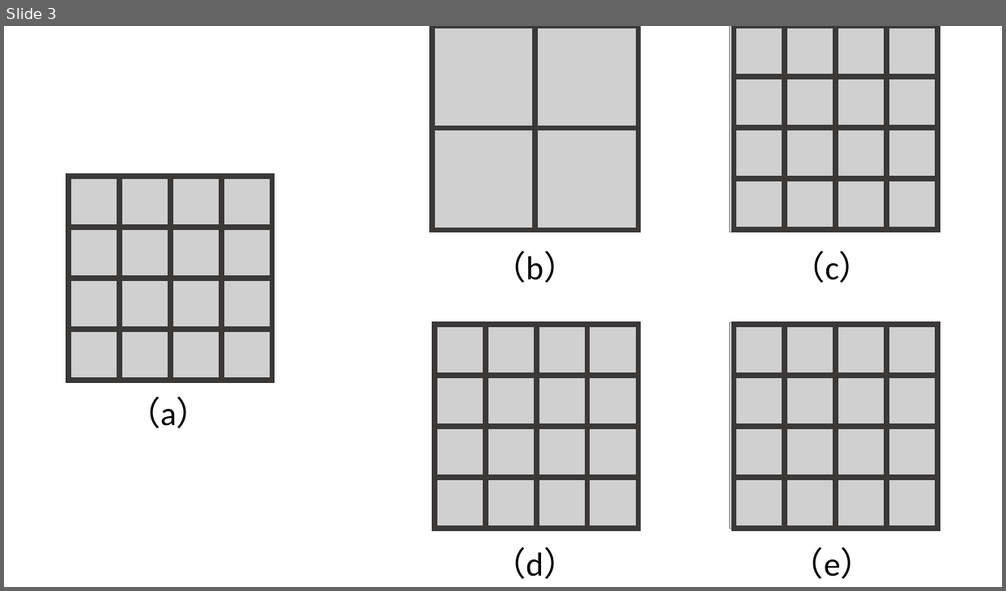
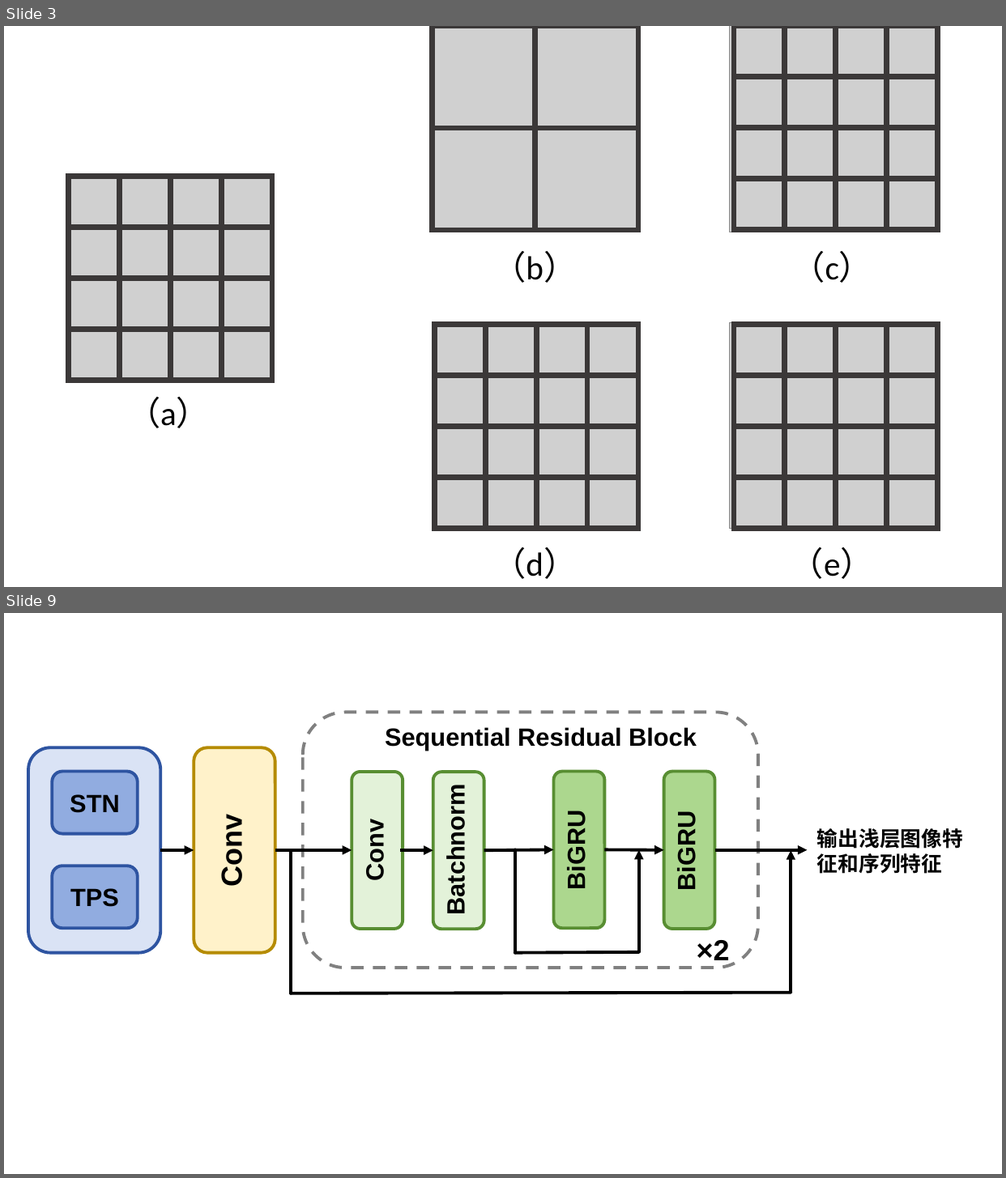
Before and after one commit to AiMecreative/srec, a slide deck: thesis/fig/figs.pptx. Shown one above the other, each under a label of ours: slide 3 before the commit, slides 3 and 9 after it; the slides between them are not shown. The pictures are 1006x591 and 1006x1178 pixels, drawn with LibreOffice and Linux fonts; fonts in the diff are those of the drawing; grey boxes stand for pictures. Boxes give left, top, right and bottom in pixels: in the first picture for what was removed or moved away, otherwise in the second. Text is boxed around its words. In the diff, an @@ line names an element or a change of style, - is before the commit and + after.

```diff
--- a/thesis/fig/figs.pptx
+++ b/thesis/fig/figs.pptx
@@ slide 9 added at <box>4,613,1002,1174</box>, background #FFFFFF @@
@@ group added at <box>28,712,963,994</box>: 10 texts, 9 rounded rectangles, 8 arrows, 4 lines @@
+STN
+TPS
+Conv
+Conv
+Batchnorm
+BiGRU
+BiGRU
+Sequential Residual Block
+×2
+输出浅层图像特征和序列特征
```
Also in this commit, not shown: 1 slide changed, 1 other slide added, 1 slide removed, 3 other files.
